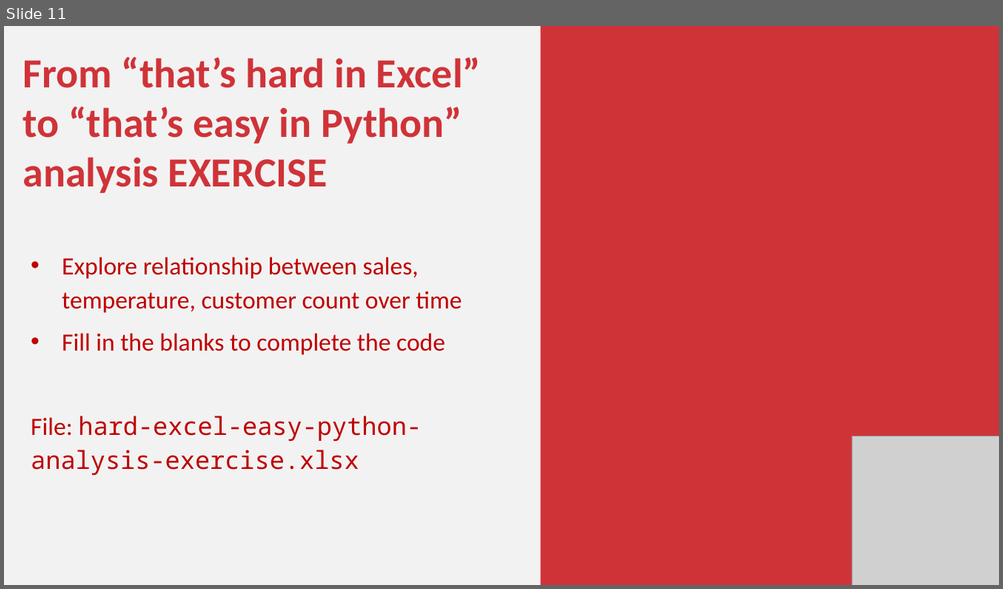
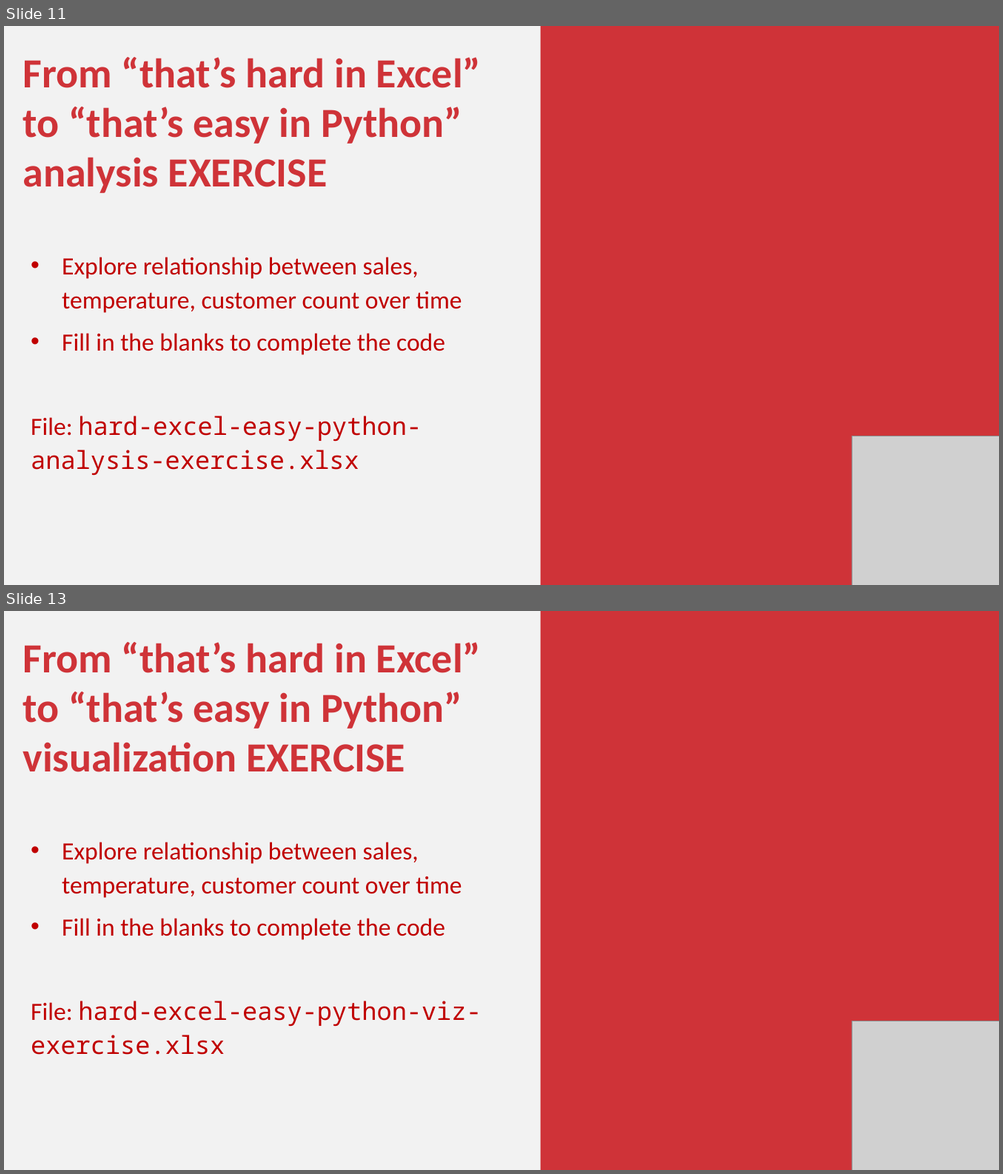
Before and after one commit to stringfestdata/python-powered-excel, a slide deck: python-powered-excel.pptx. Shown one above the other, each under a label of ours: slide 11 before the commit, slides 11 and 13 after it; the slides between them are not shown. The pictures are 1003x589 and 1003x1174 pixels, drawn with LibreOffice and Linux fonts; fonts in the diff are those of the drawing; grey boxes stand for pictures. Boxes give left, top, right and bottom in pixels: in the first picture for what was removed or moved away, otherwise in the second. Text is boxed around its words. In the diff, an @@ line names an element or a change of style, - is before the commit and + after.

```diff
--- a/python-powered-excel.pptx
+++ b/python-powered-excel.pptx
@@ slide 13 added at [4, 611, 999, 1170], background #F2F2F2 @@
@@ rectangle added at [540, 611, 999, 1170], fill #CF3338 @@
@@ text added at [23, 642, 481, 1055], 36 pt, text #C00000 @@
+From “that’s hard in Excel” to “that’s easy in Python” visualization EXERCISE
+• Explore relationship between sales, temperature, customer count over time
+• Fill in the blanks to complete the code
+File: hard-excel-easy-python-viz-exercise.xlsx
@@ picture added at [851, 1021, 999, 1170] @@
```
Also in this commit, not shown: 1 slide changed, 5 other slides added, 3 other files.
